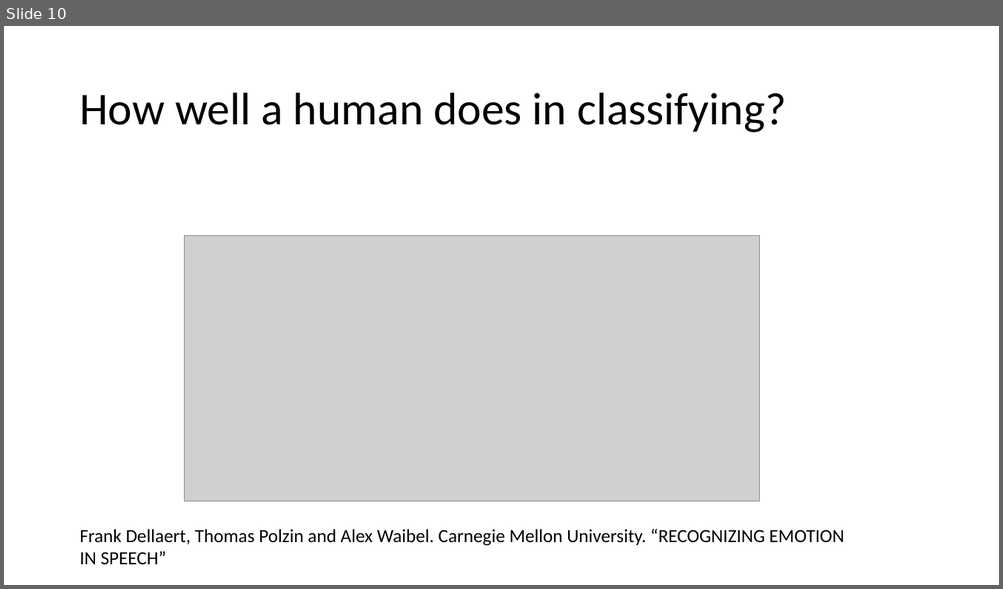
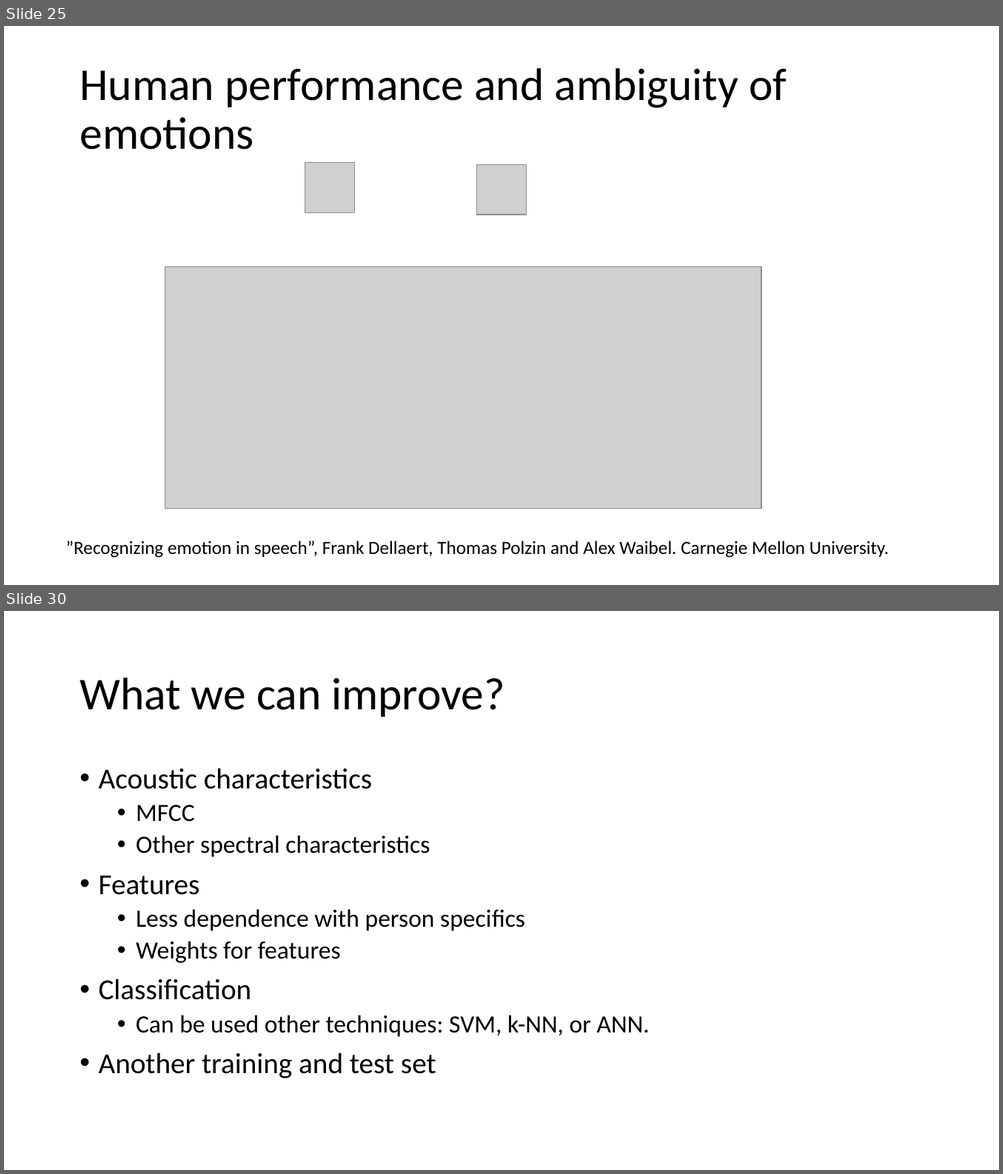
Before and after one commit to aydar-musin/Thesis, a slide deck: Thesis.pptx. Shown one above the other, each under a label of ours: slide 10 before the commit, slides 25 and 30 after it; the slides between them are not shown. The pictures are 1003x589 and 1003x1174 pixels, drawn with LibreOffice and Linux fonts; fonts in the diff are those of the drawing; grey boxes stand for pictures. Boxes give left, top, right and bottom in pixels: in the first picture for what was removed or moved away, otherwise in the second. Text is boxed around its words. In the diff, an @@ line names an element or a change of style, - is before the commit and + after.

```diff
--- a/Thesis.pptx
+++ b/Thesis.pptx
@@ slide 30 added at (4,611,999,1170), background #FFFFFF @@
@@ title added at (79,678,505,717), 44 pt, text #000000 @@
+What we can improve?
@@ text added at (99,768,649,1079), 24 pt, text #000000 @@
+• Acoustic characteristics
+  • MFCC
+  • Other spectral characteristics
+• Features
+  • Less dependence with person speciﬁcs
+  • Weights for features
+• Classification
+  • Can be used other techniques: SVM, k-NN, or ANN.
+• Another training and test set
@@ what was slide 10 is now slide 25 @@
@@ slide 25 changed as well @@
@@ title at (79,68,786,150): text changed @@
-How well a human does in classifying?
+Human performance and ambiguity of emotions
@@ picture added at (304,163,355,212) @@
@@ picture added at (476,165,526,215) @@
@@ picture: place and size @@
-picture at (185,235,760,502)
+picture at (165,267,760,508)
@@ text at (66,541,888,558): text changed @@
-Frank Dellaert, Thomas Polzin and Alex Waibel. Carnegie Mellon University. “RECOGNIZING EMOTION IN SPEECH”
+”Recognizing emotion in speech”, Frank Dellaert, Thomas Polzin and Alex Waibel. Carnegie Mellon University.
```
Also in this commit, not shown: 13 other slides changed, 13 other slides added, 3 slides removed, 30 other files.
